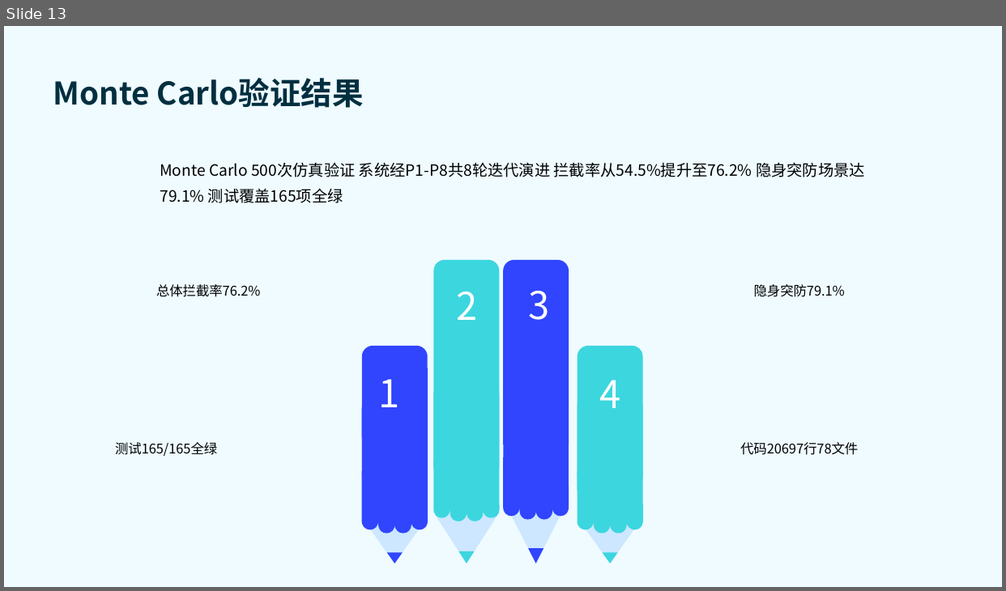
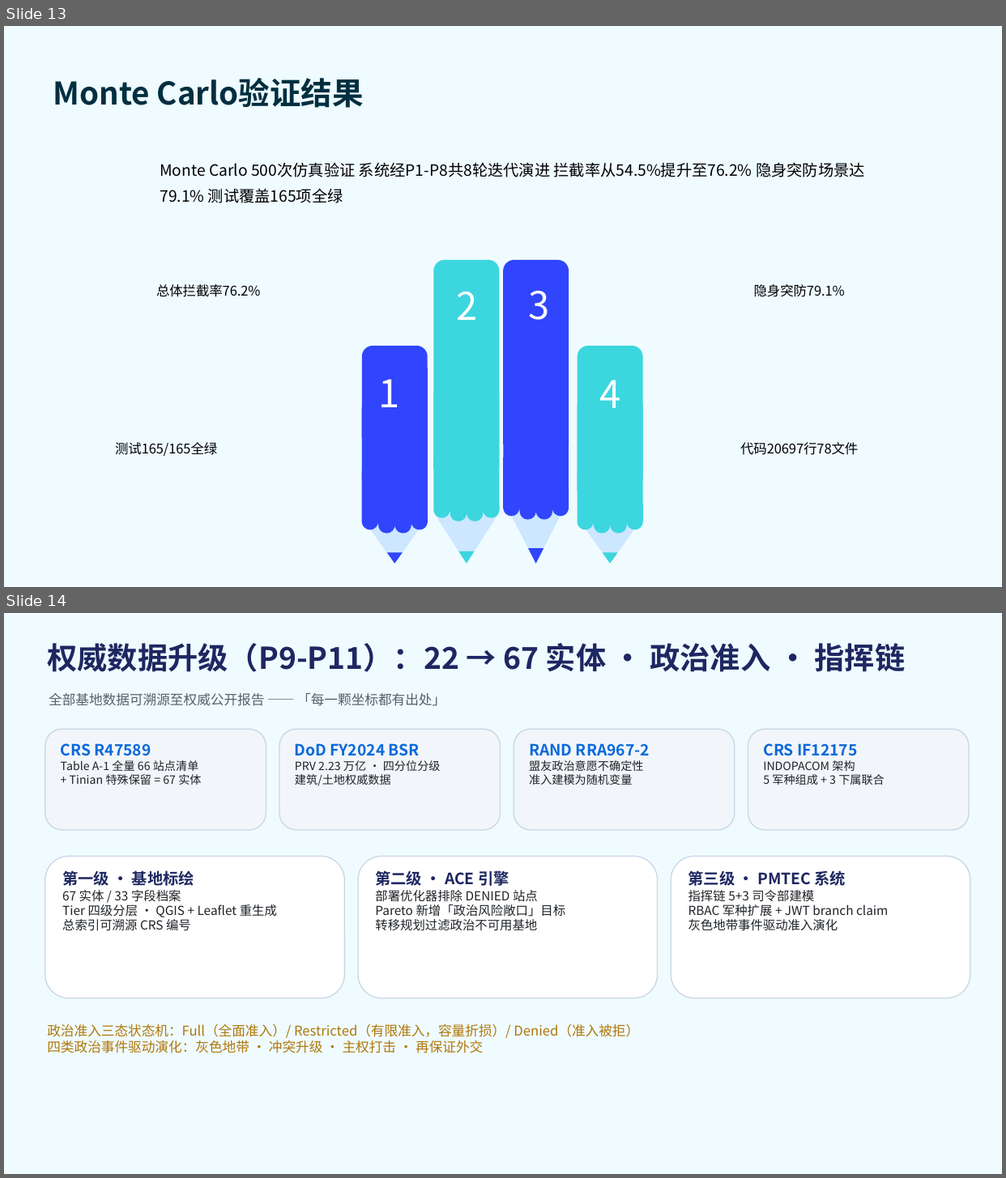
Before and after one commit to yigenfeng0707-netizen/pmtec-dtc2026, a slide deck: DTC2026赛道二参赛作品-含个人简介.pptx. Shown one above the other, each under a label of ours: slide 13 before the commit, slides 13 and 14 after it. The pictures are 1006x591 and 1006x1178 pixels, drawn with LibreOffice and Linux fonts; fonts in the diff are those of the drawing; background and template pictures are left out. Boxes give left, top, right and bottom in pixels: in the first picture for what was removed or moved away, otherwise in the second. Text is boxed around its words. In the diff, an @@ line names an element or a change of style, - is before the commit and + after.

Commit message:
P13: 参赛作品 PPT 更新 — 新增 P9-P12 权威数据升级/系统升级/重验证结果 三页 (15->18 页)
- 第 14 页: 权威数据升级 (P9-P11) — 四资料数据链路 (CRS R47589/FY2024 BSR/
  RAND RRA967-2/CRS IF12175) + 三级交付物升级要点 + 政治准入三态状态机
- 第 15 页: P12 系统升级 — 观测 182->219 维 + XPU 课程重训练 +
  WebSocket/SPEAR 实时回放 + Maven 契约 + 对手策略库 6 项
- 第 16 页: 重验证结果 — 三场景大数字对照 (76.2%/79.0%/79.5%) +
  六策略 79.1% (CI 78.0-80.2) + 四条韧性结论
- 插入位置: 代码仓库页之前; 视觉 QA 通过 (无重叠/溢出, 对比度合格)

```diff
--- a/DTC2026赛道二参赛作品-含个人简介.pptx
+++ b/DTC2026赛道二参赛作品-含个人简介.pptx
@@ slide 14 added at bbox=[4, 613, 1002, 1174], background #EFFBFF @@
@@ text added at bbox=[47, 643, 906, 672], 29 pt, text #1E2761, bold @@
+权威数据升级（P9-P11）：22 → 67 实体 · 政治准入 · 指挥链
@@ text added at bbox=[49, 693, 445, 706], 13 pt, text #57606A @@
+全部基地数据可溯源至权威公开报告 —— 「每一颗坐标都有出处」
@@ rounded rectangle added at bbox=[45, 729, 266, 830], fill #F2F6FA, outline #C9D6E4 1 pt, 11 pt, text #1F2328 @@
+CRS R47589
+Table A-1 全量 66 站点清单
++ Tinian 特殊保留 = 67 实体
@@ rounded rectangle added at bbox=[279, 729, 501, 830], fill #F2F6FA, outline #C9D6E4 1 pt, 11 pt, text #1F2328 @@
+DoD FY2024 BSR
+PRV 2.23 万亿 · 四分位分级
+建筑/土地权威数据
@@ rounded rectangle added at bbox=[513, 729, 735, 830], fill #F2F6FA, outline #C9D6E4 1 pt, 11 pt, text #1F2328 @@
+RAND RRA967-2
+盟友政治意愿不确定性
+准入建模为随机变量
@@ rounded rectangle added at bbox=[748, 729, 969, 830], fill #F2F6FA, outline #C9D6E4 1 pt, 11 pt, text #1F2328 @@
+CRS IF12175
+INDOPACOM 架构
+5 军种组成 + 3 下属联合
@@ rounded rectangle added at bbox=[45, 856, 345, 999], fill #FFFFFF, outline #C9D6E4 1 pt, 12 pt, text #1F2328 @@
+第一级 · 基地标绘
+67 实体 / 33 字段档案
+Tier 四级分层 · QGIS + Leaflet 重生成
+总索引可溯源 CRS 编号
@@ rounded rectangle added at bbox=[358, 856, 658, 999], fill #FFFFFF, outline #C9D6E4 1 pt, 12 pt, text #1F2328 @@
+第二级 · ACE 引擎
+部署优化器排除 DENIED 站点
+Pareto 新增「政治风险敞口」目标
+转移规划过滤政治不可用基地
@@ rounded rectangle added at bbox=[671, 856, 970, 999], fill #FFFFFF, outline #C9D6E4 1 pt, 12 pt, text #1F2328 @@
+第三级 · PMTEC 系统
+指挥链 5+3 司令部建模
+RBAC 军种扩展 + JWT branch claim
+灰色地带事件驱动准入演化
@@ text added at bbox=[47, 1024, 639, 1054], 13 pt, text #B0770B @@
+政治准入三态状态机：Full（全面准入）/ Restricted（有限准入，容量折损）/ Denied（准入被拒）
+四类政治事件驱动演化：灰色地带 · 冲突升级 · 主权打击 · 再保证外交
```
Also in this commit, not shown: 2 other slides added.
